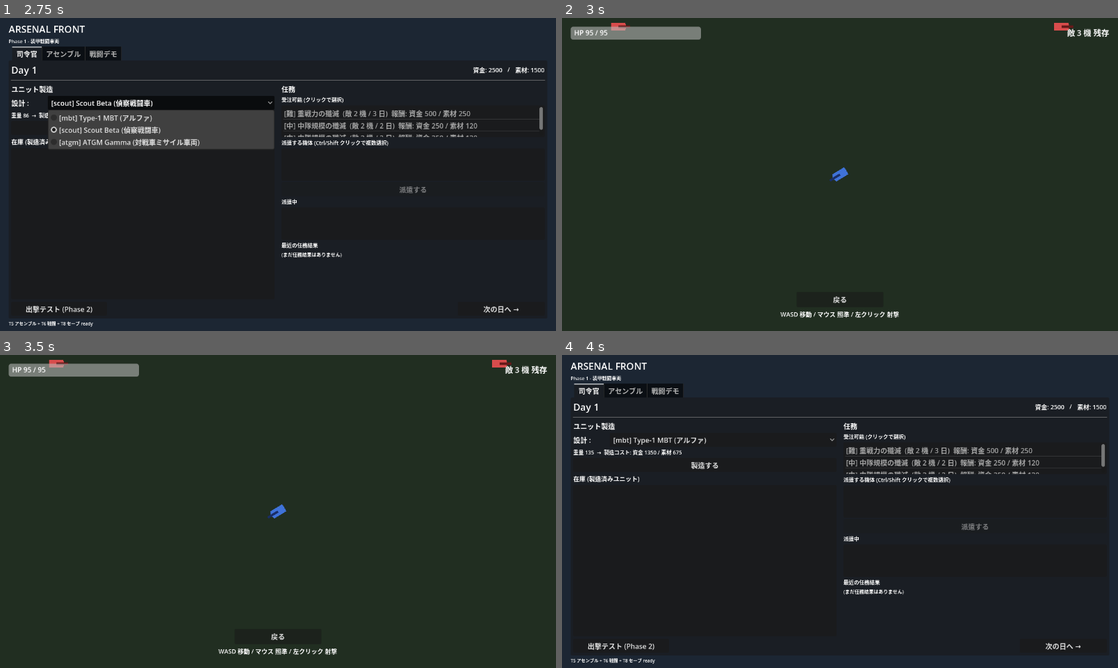
Above: before the commit, frames 1-4 (two rows, left to right).
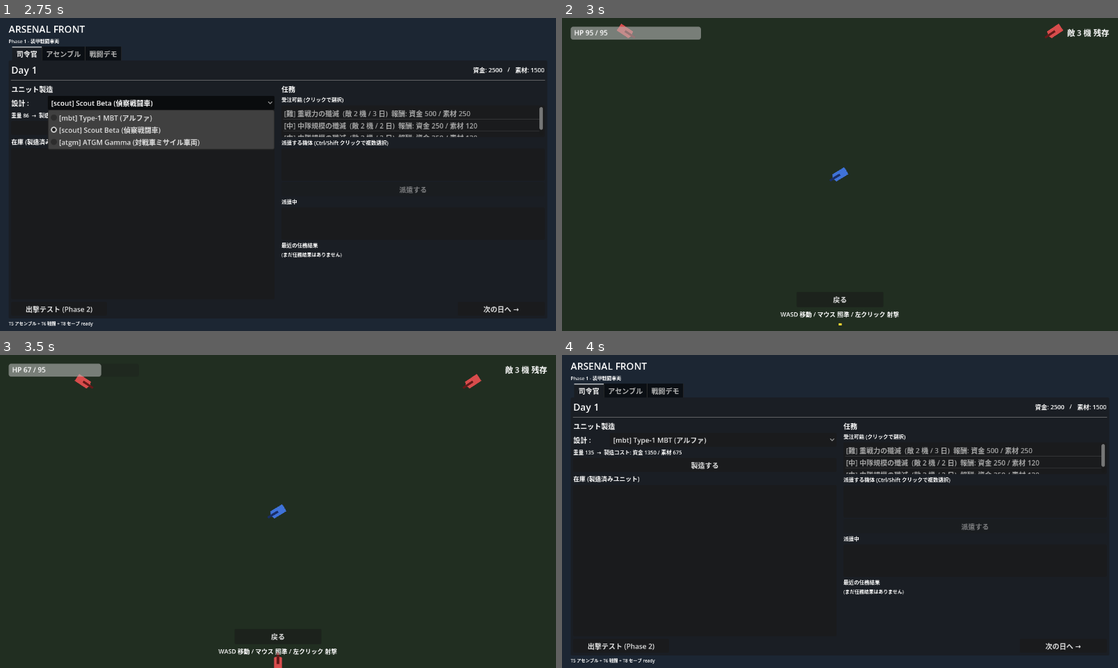
Above: after the commit, the same moments.

Repository: Sierra-117605/ARSENAL-FRONT
Game: Godot game, scene res://scenes/main.tscn
Same seed, same stepped clock (60 frames per second), same inputs: the game is played once before the commit and once after it.
Inputs:
- Up to frame 1 (2.75 s): click "[mbt] Type-1 MBT (アルファ)" at 0.5 s; click "製造する" at 1.25 s; click "[scout] Scout Beta (偵察戦闘車)" at 2 s
- Up to frame 2 (3 s): click "出撃テスト (Phase 2)" at 2.75 s
- Up to frame 3 (3.5 s): no input
- Up to frame 4 (4 s): click "戻る" at 3.5 s

Frame 1 is identical in both runs. In frame 2, 0.2% of the frame differs, in the area x 8-92%, y 1-99%; in frame 3, 0.7%, in the area x 4-92%, y 1-100%; in frame 4, nothing differs.

Commit message:
Phase 2-2: 敵 AI 最小実装 (追跡 + 射撃) + 衝突レイヤー整理
P2-1 では静止していた敵に最小限の AI を追加:
- プレイヤー方向に旋回 (rotation = to_player.angle())
- preferred_distance (360px) を保ちながら接近/後退、DEAD_ZONE 40px の範囲は静止
- 後退は前進より遅く (×0.6) してプレイヤーから逃げきれないように調整
- fire_range (520px) 内なら FIRE_INTERVAL (1.6s) ごとに射撃
- _ready 時に _fire_cooldown をランダム初期化、3 機が同時射撃する事故を回避

衝突レイヤー整理 (Phase 2 の最終形):
- Layer 1: プレイヤー機体
- Layer 2: 敵機体
- Layer 3 (=4): 弾丸 (両陣営共通)
- Layer 5 (=16): 壁
- プレイヤー mask = 16 (壁との物理衝突のみ。被弾は projectile 側で検知)
- 敵 mask = 16 (同上)
- 弾丸 mask = 3 (プレイヤー + 敵を Area2D 検知、owner_side でフィルタ)

弾丸検知ロジック (scripts/projectile.gd):
- owner_side == "player" かつ body.is_in_group("player") → スキップ (味方撃ち防止)
- owner_side == "enemy" かつ body.is_in_group("enemy") → スキップ (敵同士の同士討ち防止)
- take_hit_from_projectile を呼んで Combat.compute_damage で減算

ヘッドレスで boot ok 確認。実機操作確認はユーザー側。

ドキュメント:
- TODO.md: P2-1, P2-2 を作業中マーク

Co-Authored-By: Claude Opus 4.7 <noreply@anthropic.com>

Diff:
--- a/scenes/enemy_tank.tscn
+++ b/scenes/enemy_tank.tscn
@@ -7,7 +7,7 @@
 
 [node name="Enemy" type="CharacterBody2D"]
 collision_layer = 2
-collision_mask = 4
+collision_mask = 16
 script = ExtResource("1_enemy")
 
 [node name="CollisionShape2D" type="CollisionShape2D" parent="."]
--- a/scenes/projectile.tscn
+++ b/scenes/projectile.tscn
@@ -7,7 +7,7 @@
 
 [node name="Projectile" type="Area2D"]
 collision_layer = 4
-collision_mask = 2
+collision_mask = 3
 script = ExtResource("1_proj")
 
 [node name="CollisionShape2D" type="CollisionShape2D" parent="."]
--- a/scripts/enemy_tank.gd
+++ b/scripts/enemy_tank.gd
@@ -1,22 +1,33 @@
 class_name EnemyTank
 extends CharacterBody2D
 
-# Phase 2-1 minimum: 敵機体は静止して撃たれるだけ。
-# AI (移動・射撃) は Phase 2-2 で追加予定。
+# Phase 2-2 敵機体 AI 最小実装:
+# - プレイヤーを向く
+# - preferred_distance を保ちながら接近/後退
+# - 射程内なら一定間隔で射撃
 
+@export var speed: float = 130.0
 @export var soft_attack: int = 10
 @export var hard_attack: int = 70
 @export var piercing: int = 90
 @export var armor: int = 45
 @export var hp_max: int = 80
+@export var preferred_distance: float = 360.0
+@export var fire_range: float = 520.0
+
+const FIRE_INTERVAL: float = 1.6
+const DEAD_ZONE: float = 40.0  # preferred_distance との±これ以内は静止
 
 var hp: int = 80
+var _fire_cooldown: float = 0.0
+var _player_ref: Node2D = null
 
 signal died(enemy: EnemyTank)
 
 func _ready() -> void:
 	add_to_group("enemy")
 	hp = hp_max
+	_fire_cooldown = randf() * FIRE_INTERVAL  # 初回射撃をずらして同時射出を避ける
 
 func set_stats(stats: Dictionary, _hp_max: int) -> void:
 	soft_attack = int(stats.get("soft_attack", soft_attack))
@@ -26,6 +37,55 @@
 	hp_max = _hp_max
 	hp = hp_max
 
+func _physics_process(delta: float) -> void:
+	# プレイヤー参照のキャッシュ (死んでたらクリア)
+	if not is_instance_valid(_player_ref):
+		var players: Array = get_tree().get_nodes_in_group("player")
+		if players.size() > 0:
+			_player_ref = players[0]
+		else:
+			velocity = Vector2.ZERO
+			move_and_slide()
+			return
+
+	var to_player: Vector2 = _player_ref.global_position - global_position
+	var dist: float = to_player.length()
+	if dist <= 0.001:
+		return
+
+	# 旋回 (プレイヤー方向)
+	rotation = to_player.angle()
+
+	# 接近/後退/静止
+	var dir: Vector2 = to_player.normalized()
+	if dist > preferred_distance + DEAD_ZONE:
+		velocity = dir * speed
+	elif dist < preferred_distance - DEAD_ZONE:
+		velocity = -dir * speed * 0.6  # 後退は少し遅く
+	else:
+		velocity = Vector2.ZERO
+	move_and_slide()
+
+	# 射撃
+	if _fire_cooldown > 0.0:
+		_fire_cooldown -= delta
+	if dist <= fire_range and _fire_cooldown <= 0.0:
+		_fire()
+		_fire_cooldown = FIRE_INTERVAL
+
+func _fire() -> void:
+	var packed: PackedScene = load("res://scenes/projectile.tscn")
+	if packed == null:
+		return
+	var proj: Projectile = packed.instantiate() as Projectile
+	proj.global_position = global_position + Vector2(35, 0).rotated(rotation)
+	proj.direction = Vector2(1, 0).rotated(rotation)
+	proj.owner_side = "enemy"
+	proj.soft_attack = soft_attack
+	proj.hard_attack = hard_attack
+	proj.piercing = piercing
+	get_parent().add_child(proj)
+
 func take_hit_from_projectile(proj: Projectile) -> void:
 	var result: Dictionary = Combat.compute_damage(
 		proj.soft_attack, proj.hard_attack, proj.piercing, armor
Not shown, changed: TODO.md
